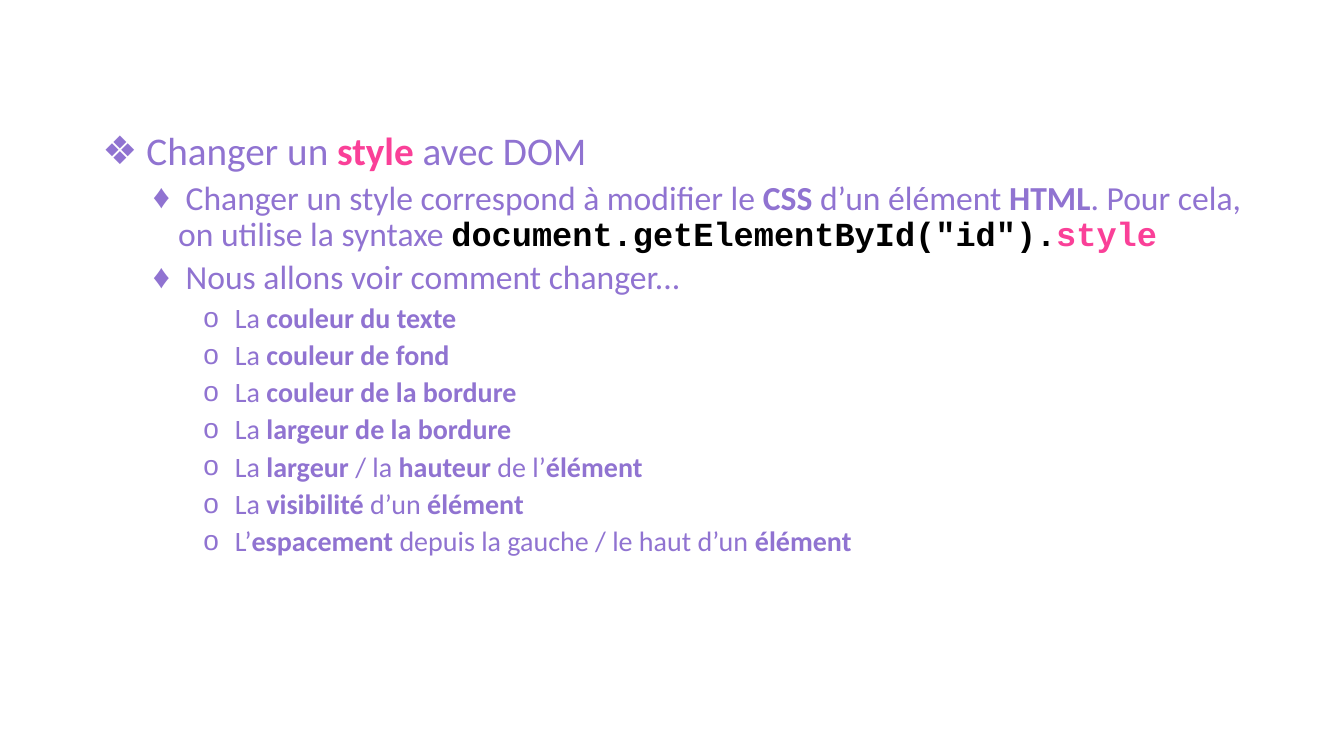
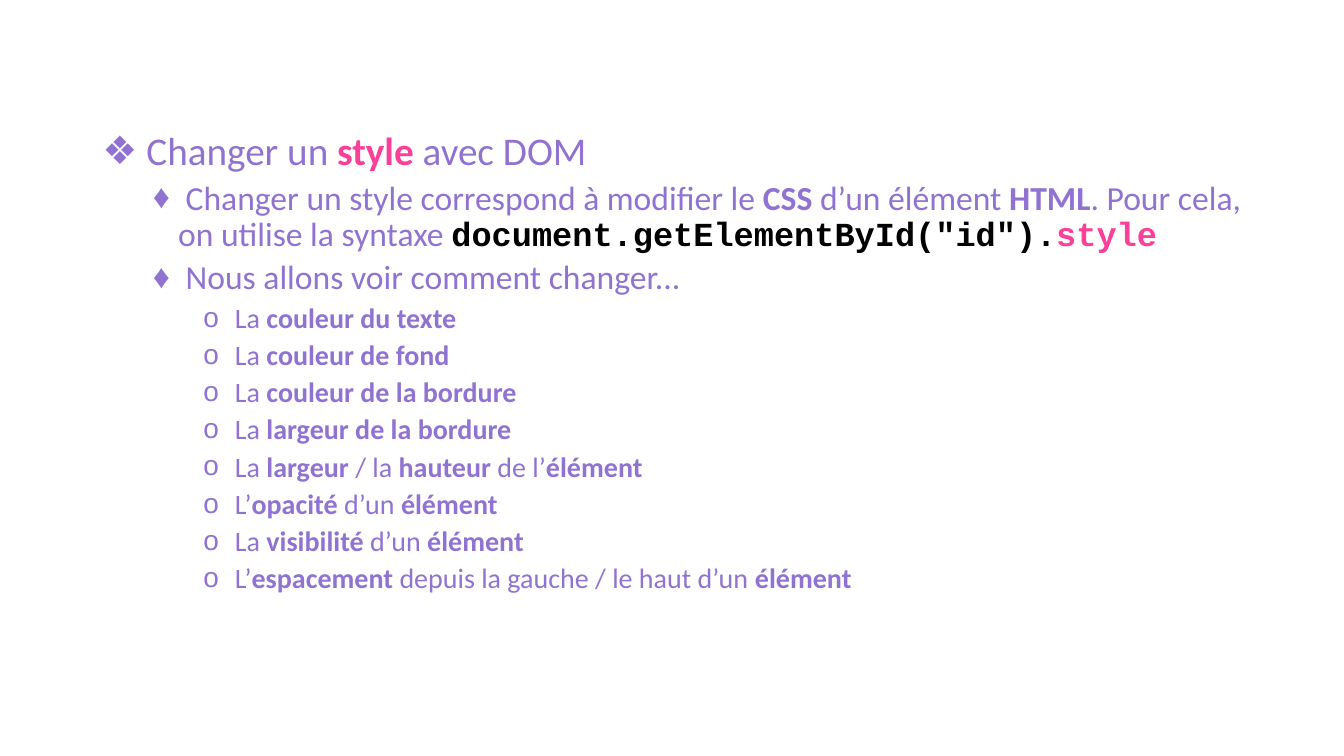
Before and after one commit to mathieudupont/A22-905, a slide deck: slide 20 of semaine_03/420905_semaine3.pptx. Drawn at 1344x756 pixels with LibreOffice and Linux fonts; fonts in the diff are those of the drawing; background and template pictures are left out. Boxes give left, top, right and bottom in pixels: in the first picture for what was removed or moved away, otherwise in the second. Text is boxed around its words. In the diff, an @@ line names an element or a change of style, - is before the commit and + after.

```diff
--- a/semaine_03/420905_semaine3.pptx
+++ b/semaine_03/420905_semaine3.pptx
@@ text at (x1=235, y1=494, x2=498, y2=519): paragraph added @@
+    o L’opacité d’un élément
```
Also in this commit, not shown: 1 other slide changed, 3 other files.
